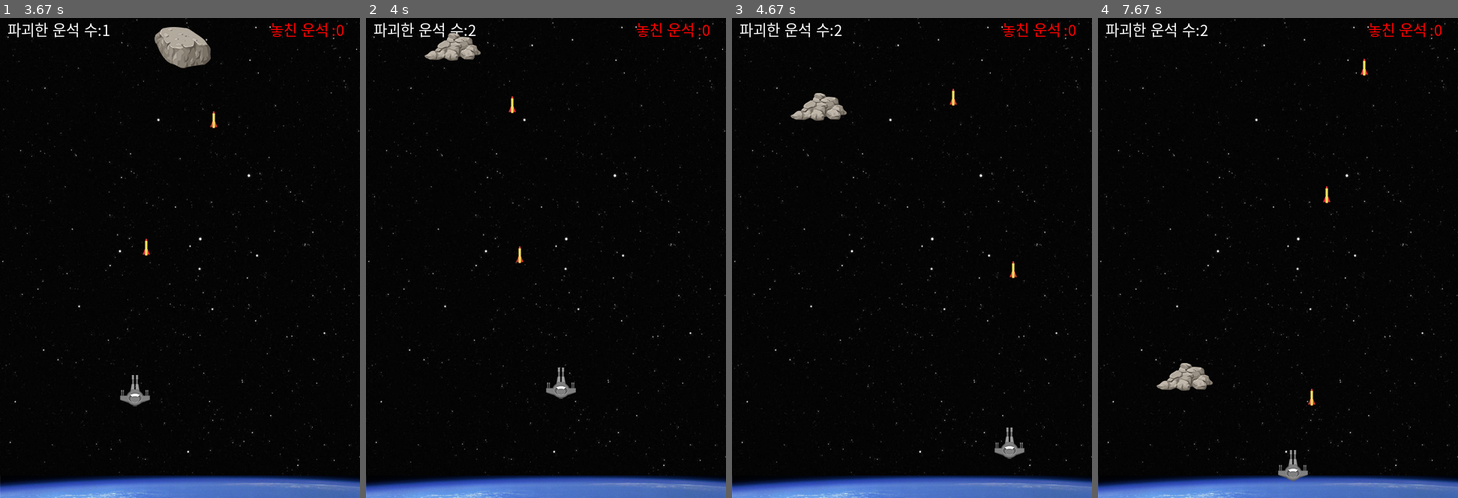
Above: before the commit, frames 1-4 (left to right).
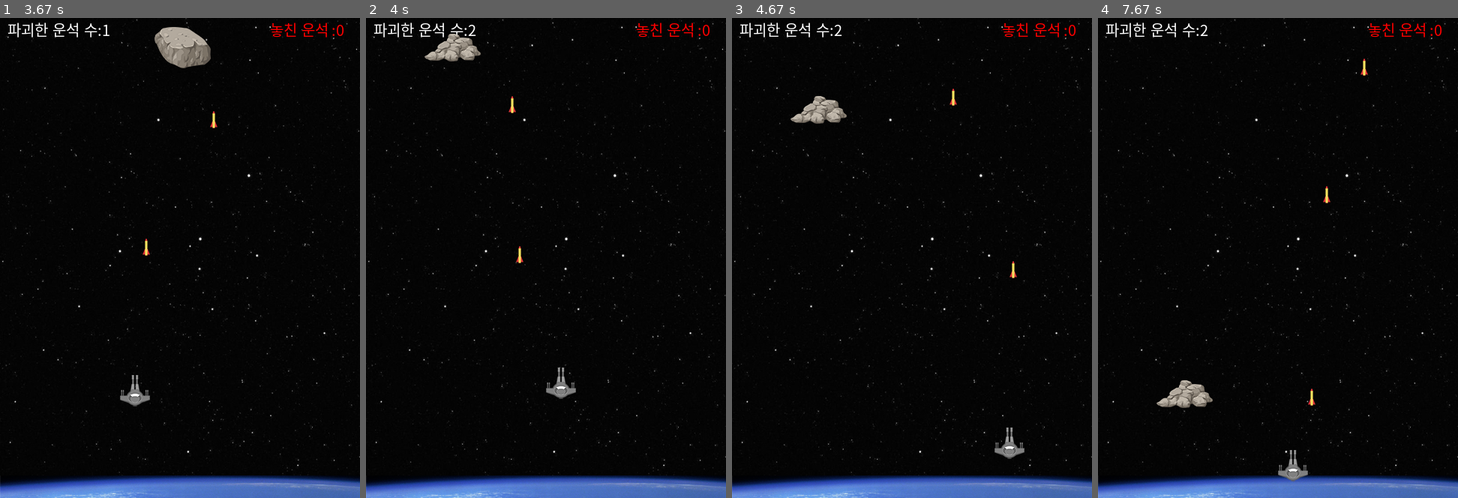
Above: after the commit, the same moments.

Repository: H-yuchan/Pygame-ShooTingGame
Game: pygame game, started from pyShooting_v1.py
The game is run twice, just before and just after one commit, with the same random seed, the same clock (stepped at 60 frames per second) and the same inputs.
Inputs:
- Up to frame 1 (3.67 s): tap Space at 0.33, 0.73, 1.03, 1.23, 1.57, 1.87, 2.07, 2.37, 2.63, 2.97, 3.27, 3.4 s; hold Right 0.67-1.13 s; hold Up 1.17-1.47 s; hold Right 1.5-1.97 s; hold Left 2-2.53 s; hold Down 2.57-2.87 s; hold Left 2.9-3.3 s; hold Up from 3.33 s (still down)
- Up to frame 2 (4 s): release Up at 3.7 s; hold Right from 3.73 s (still down); tap Space at 3.8 s
- Up to frame 3 (4.67 s): tap Space at 4.1, 4.47 s; release Right at 4.37 s; hold Down from 4.4 s (still down)
- Up to frame 4 (7.67 s): release Down at 4.77 s; hold Left 4.8-5.27 s; tap Space at 4.87, 5.17, 5.37, 5.67, 5.87, 6.2, 6.5, 6.7, 7, 7.27, 7.6 s; hold Right 5.3-5.77 s; hold Up 5.8-6.1 s; hold Right 6.13-6.6 s; hold Left 6.63-7.17 s; hold Down 7.2-7.5 s; hold Left from 7.53 s (still down)

Frame 1 is identical in both runs. In frame 2, 0.2% of the frame differs, in the area x 16-32%, y 3-10%; in frame 3, 0.5%; in frame 4, 1.0%, in the area x 16-32%, y 71-82%.

Commit message:
Update pyShooting_v1.py
미사일로 운석 맞추면 운석 속도 증가

Diff:
--- a/pyShooting_v1.py
+++ b/pyShooting_v1.py
@@ -151,6 +151,10 @@
             rockY = 0
             isShot = False
 
+            rockSpeed +=0.05
+            if rockSpeed >= 10:
+                rockSpeed =10
+
 
 
         drawObject(rock, rockX, rockY)
